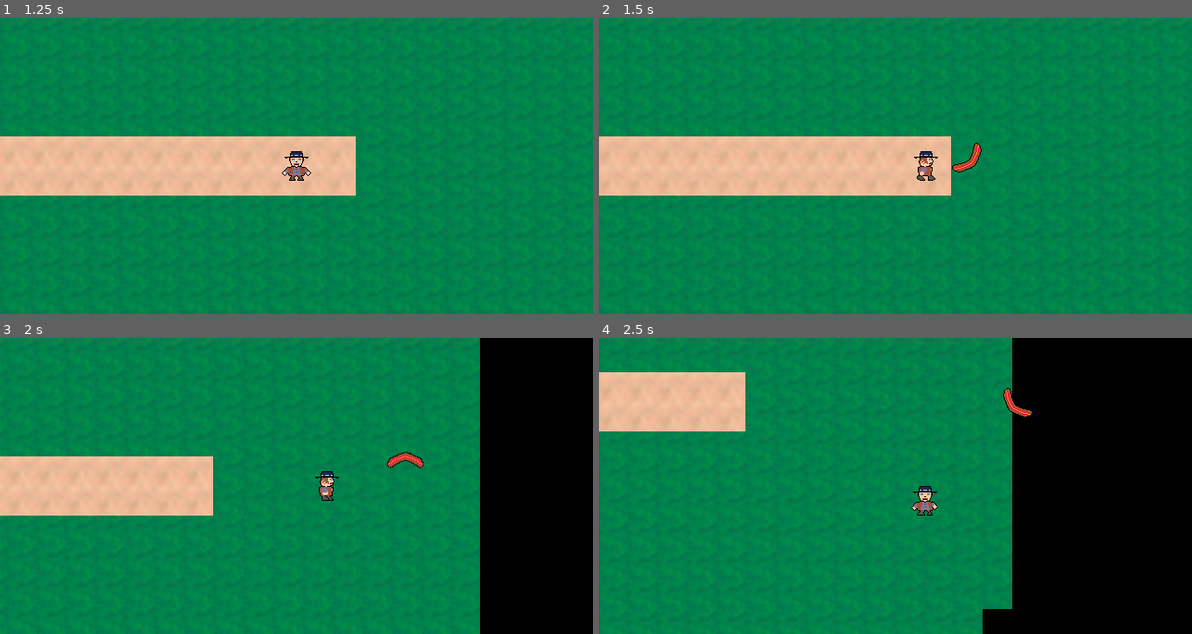
Above: before the commit, frames 1-4 (two rows, left to right).
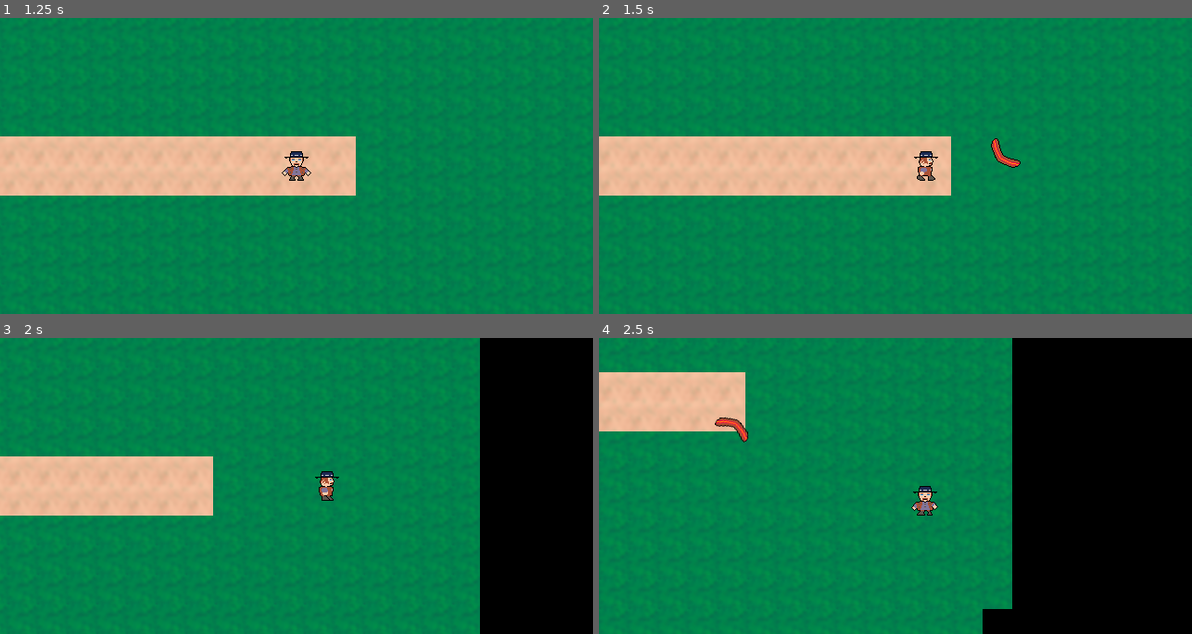
Above: after the commit, the same moments.

Repository: Beetron/2d-aussie-rpg
Game: Godot game, scene res://scene/Master.tscn
Same seed, same stepped clock (60 frames per second), same inputs: the game is played once before the commit and once after it.
Inputs (mouse positions are in pixels of both pictures, inside the frame that each line leads up to):
- Up to frame 1 (1.25 s): click "New Game" at 0.5 s
- Up to frame 2 (1.5 s): tap Enter at 1.25 s; move the mouse to (1025, 151) at 1.27 s; press the mouse at (1025, 151) at 1.28 s; hold Right (ui_right) from 1.28 s (still down)
- Up to frame 3 (2 s): keep holding Right (ui_right)
- Up to frame 4 (2.5 s): move the mouse to (776, 500) at 2.02 s; release Right (ui_right) at 2.03 s; release the mouse at (776, 500) at 2.03 s; hold Down (ui_down) from 2.03 s (still down); click (776, 500) at 2.1 s

Frame 1 is identical in both runs. In frame 2, 0.4% of the frame differs, in the area x 59-72%, y 40-53%; in frame 3, 0.2%; in frame 4, 0.4%.

Commit message:
Boomerang behaviour

Diff:
--- a/scene/Boomerang.tscn
+++ b/scene/Boomerang.tscn
@@ -13,7 +13,7 @@
 
 [sub_resource type="Animation" id=3]
 resource_name = "spin"
-length = 0.8
+length = 0.4
 loop = true
 tracks/0/type = "value"
 tracks/0/path = NodePath(".:rotation_degrees")
@@ -22,17 +22,18 @@
 tracks/0/imported = false
 tracks/0/enabled = true
 tracks/0/keys = {
-"times": PoolRealArray( 0, 0.2, 0.4, 0.6, 0.8 ),
+"times": PoolRealArray( 0, 0.1, 0.2, 0.3, 0.4 ),
 "transitions": PoolRealArray( 1, 1, 1, 1, 1 ),
 "update": 0,
 "values": [ 0.0, 90.0, 180.0, 270.0, 360.0 ]
 }
 
 [node name="Node2D" type="RigidBody2D"]
-rotation = 2.87264
 collision_layer = 2
 collision_mask = 2
 gravity_scale = 0.0
+contacts_reported = 1
+contact_monitor = true
 script = ExtResource( 2 )
 
 [node name="Sprite" type="Sprite" parent="."]
@@ -46,7 +47,19 @@
 [node name="CollisionShape2D2" type="CollisionShape2D" parent="."]
 position = Vector2( 9.25572, 2.42072 )
 rotation = -0.246091
+scale = Vector2( 1, 1 )
 shape = SubResource( 2 )
 
 [node name="AnimationPlayer" type="AnimationPlayer" parent="."]
 anims/spin = SubResource( 3 )
+
+[node name="ReturnTimer" type="Timer" parent="."]
+wait_time = 0.3
+autostart = true
+
+[node name="CollisionTimer" type="Timer" parent="."]
+wait_time = 0.3
+autostart = true
+[connection signal="body_entered" from="." to="." method="_on_Node2D_body_entered"]
+[connection signal="timeout" from="ReturnTimer" to="." method="_on_ReturnTimer_timeout"]
+[connection signal="timeout" from="CollisionTimer" to="." method="_on_CollisionTimer_timeout"]
--- a/scene/Player.tscn
+++ b/scene/Player.tscn
@@ -21,32 +21,32 @@
 [sub_resource type="AtlasTexture" id=4]
 flags = 4
 atlas = ExtResource( 1 )
-region = Rect2( 288, 0, 32, 32 )
+region = Rect2( 192, 0, 32, 32 )
 
 [sub_resource type="AtlasTexture" id=5]
 flags = 4
 atlas = ExtResource( 1 )
-region = Rect2( 320, 0, 32, 32 )
+region = Rect2( 224, 0, 32, 32 )
 
 [sub_resource type="AtlasTexture" id=6]
 flags = 4
 atlas = ExtResource( 1 )
-region = Rect2( 352, 0, 32, 32 )
+region = Rect2( 256, 0, 32, 32 )
 
 [sub_resource type="AtlasTexture" id=7]
 flags = 4
 atlas = ExtResource( 1 )
-region = Rect2( 192, 0, 32, 32 )
+region = Rect2( 288, 0, 32, 32 )
 
 [sub_resource type="AtlasTexture" id=8]
 flags = 4
 atlas = ExtResource( 1 )
-region = Rect2( 224, 0, 32, 32 )
+region = Rect2( 320, 0, 32, 32 )
 
 [sub_resource type="AtlasTexture" id=9]
 flags = 4
 atlas = ExtResource( 1 )
-region = Rect2( 256, 0, 32, 32 )
+region = Rect2( 352, 0, 32, 32 )
 
 [sub_resource type="AtlasTexture" id=10]
 flags = 4
@@ -72,12 +72,12 @@
 }, {
 "frames": [ SubResource( 4 ), SubResource( 5 ), SubResource( 6 ), SubResource( 5 ) ],
 "loop": true,
-"name": "Right",
+"name": "Left",
 "speed": 5.0
 }, {
 "frames": [ SubResource( 7 ), SubResource( 8 ), SubResource( 9 ), SubResource( 8 ) ],
 "loop": true,
-"name": "Left",
+"name": "Right",
 "speed": 5.0
 }, {
 "frames": [ SubResource( 10 ), SubResource( 11 ), SubResource( 12 ), SubResource( 11 ) ],
@@ -98,6 +98,7 @@
 "BOOMERANG": 0,
 "MAGICBOOMERANG": 1
 }
+boomerangThrowStrength = 750
 
 [node name="AnimatedSprite" type="AnimatedSprite" parent="."]
 frames = SubResource( 13 )
--- a/script/Boomerang.gd
+++ b/script/Boomerang.gd
@@ -1,6 +1,9 @@
 extends RigidBody2D
 
+export var speed = 600
+
 var player
+var boomerangReturning = false
 
 func _ready():
 	$AnimationPlayer.play("spin")
@@ -10,14 +13,26 @@
 	player = playerNode
 	return
 
-func _physics_process(delta):
-	#print(player.global_position)
+func _integrate_forces(state):
+	if(boomerangReturning):
+		var velocity = (player.position - position).normalized() * speed
+		set_linear_velocity(velocity)
+	return
 
-	#var test = (player.position - position).normalized() * 500 * delta
-	#apply_central_impulse(test)
-	var target = player.position + (player.velocity * delta)
-	var test = (target - position) * 5
-	set_applied_force(test)
-	print(test)
-	#print(test)
+
+func _on_ReturnTimer_timeout():
+	boomerangReturning = true
 	return
+
+
+func _on_CollisionTimer_timeout():
+	set_collision_mask_bit(0, true)
+	set_collision_layer_bit(0, true)
+	return
+
+func _on_Node2D_body_entered(body):
+	if(body == player):
+		body.boomerangReturned()
+		queue_free()
+		boomerangReturning = false
+	return
--- a/script/Player.gd
+++ b/script/Player.gd
@@ -101,3 +101,7 @@
 			$AttackTimer.wait_time = boomerangAttackSpeed
 			throwStrength = boomerangThrowStrength
 	return
+
+func boomerangReturned():
+	boomerangThrown = false
+	return
